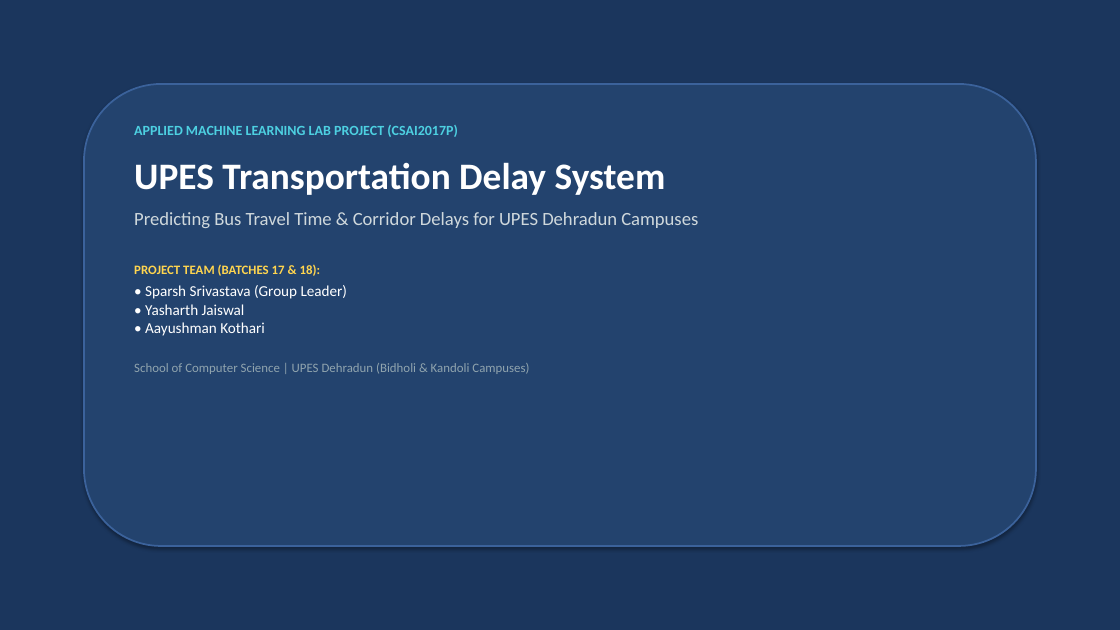
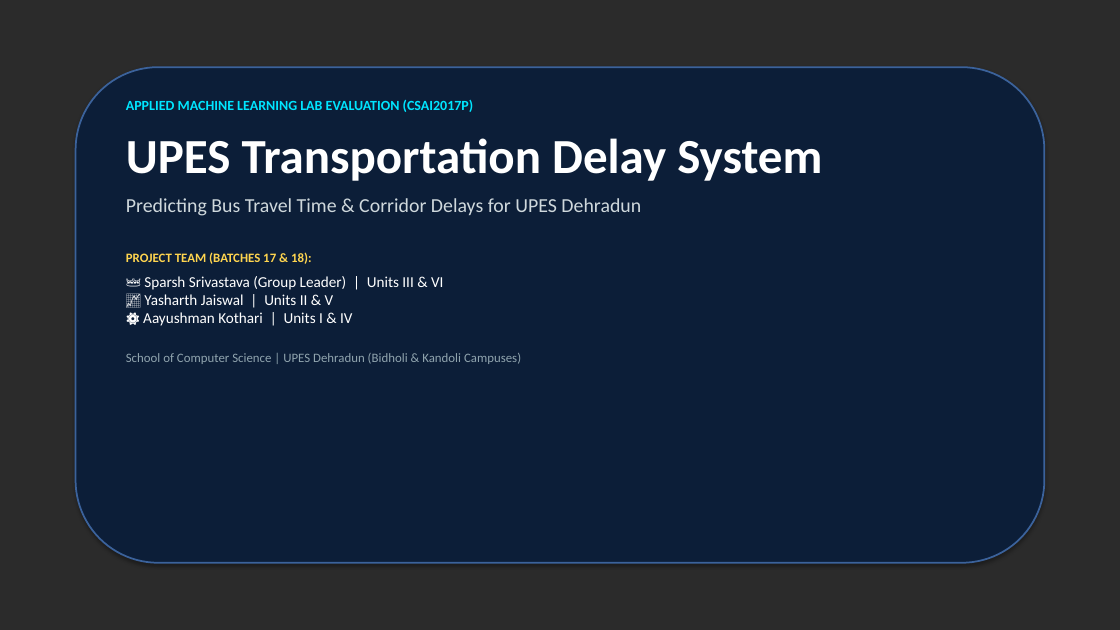
Before and after one commit to SPARSHsrihero1/Transportation-Delay-Detection-System, a slide deck: slide 1 of Transportation_Delay_System_Presentation.pptx. Drawn at 1120x630 pixels with LibreOffice and Linux fonts; fonts in the diff are those of the drawing; background and template pictures are left out; a plain dark background stands for a picture behind light text. Boxes give left, top, right and bottom in pixels: in the first picture for what was removed or moved away, otherwise in the second. Text is boxed around its words. In the diff, an @@ line names an element or a change of style, - is before the commit and + after.

```diff
--- a/Transportation_Delay_System_Presentation.pptx
+++ b/Transportation_Delay_System_Presentation.pptx
@@ background #FFFFFF to picture (left out) @@
@@ rectangle removed at (x1=0, y1=0, x2=1120, y2=630) @@
@@ rounded rectangle resized from (x1=84, y1=84, x2=1036, y2=546) to (x1=76, y1=67, x2=1044, y2=563) @@
@@ rounded rectangle at (x1=76, y1=67, x2=1044, y2=563): fill #23436E to #0C1E38 @@
@@ text "APPLIED MACHINE LEARNING LAB EVALUATION ..." moved from (x1=134, y1=125, x2=698, y2=374) to (x1=126, y1=100, x2=822, y2=364) @@
@@ text at (x1=126, y1=100, x2=474, y2=112): text changed; text colour #4DD0E1 to #00E5FF @@
-APPLIED MACHINE LEARNING LAB PROJECT (CSAI2017P)
+APPLIED MACHINE LEARNING LAB EVALUATION (CSAI2017P)
@@ text at (x1=126, y1=138, x2=822, y2=264): size 32 to 42 pt in "UPES Transportation Delay System"; more space between paragraphs @@
@@ text at (x1=126, y1=198, x2=641, y2=216): text changed; size 16 to 17 pt @@
-Predicting Bus Travel Time & Corridor Delays for UPES Dehradun Campuses
+Predicting Bus Travel Time & Corridor Delays for UPES Dehradun
@@ text at (x1=143, y1=276, x2=443, y2=326): text changed @@
-• Sparsh Srivastava (Group Leader)
-• Yasharth Jaiswal
-• Aayushman Kothari
+👑 Sparsh Srivastava (Group Leader) | Units III & VI
+📈 Yasharth Jaiswal | Units II & V
+⚙️ Aayushman Kothari | Units I & IV
```
Also in this commit, not shown: 8 other slides changed, 2 slides added, 2 slides removed, 3 other files.
